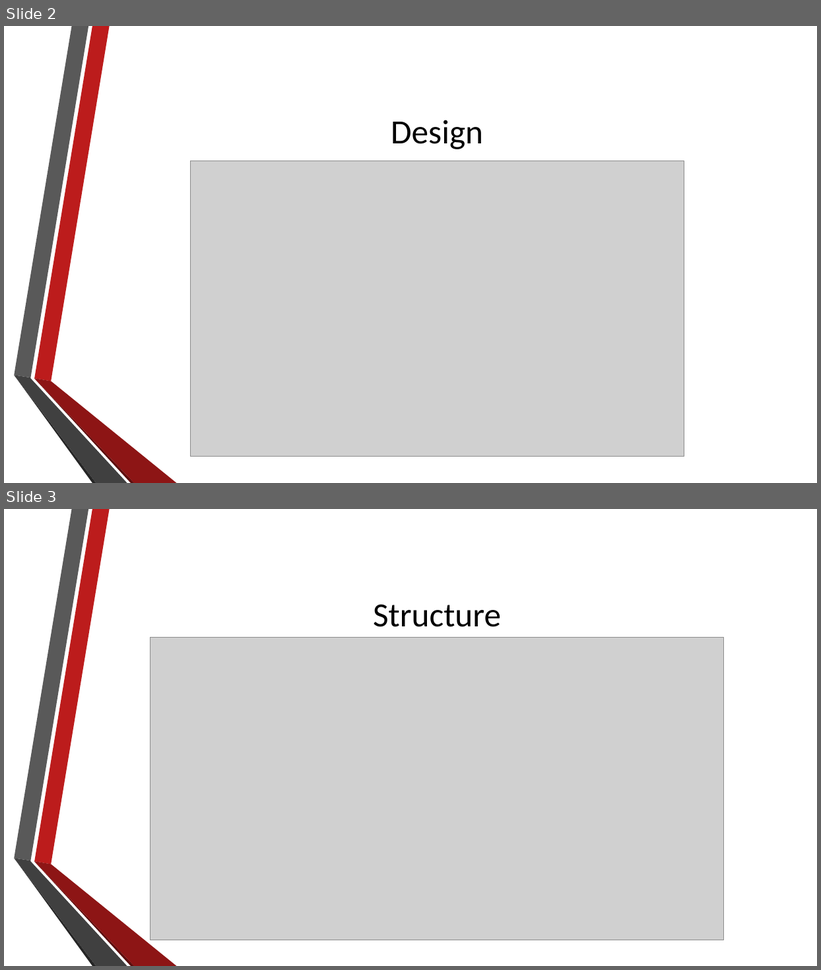
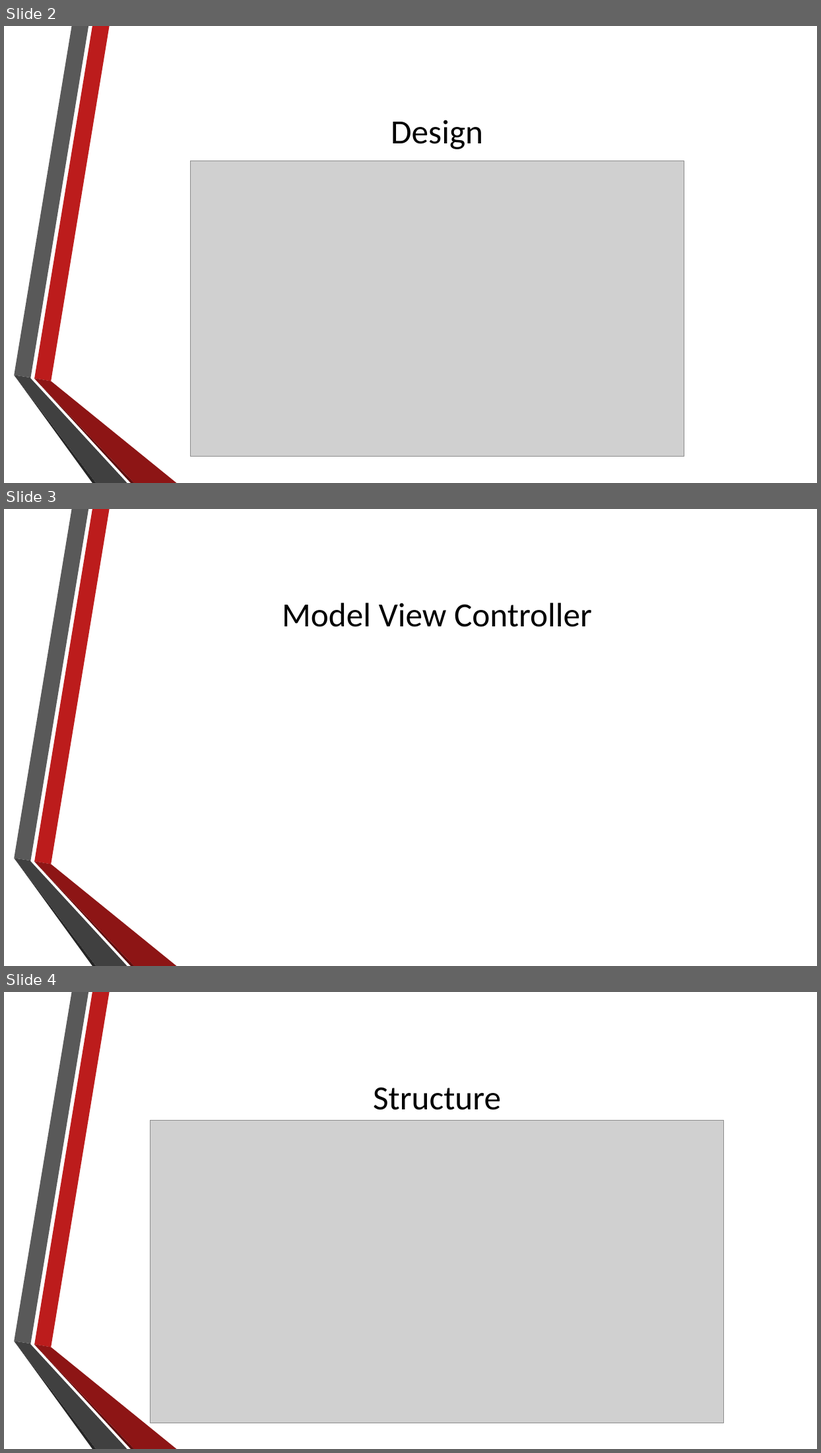
Before and after one commit to NathanielInman/IMS, a slide deck: Presentation.pptx. Shown one above the other, each under a label of ours: slides 2 and 3 before the commit, slides 2, 3 and 4 after it. The pictures are 821x970 and 821x1453 pixels, drawn with LibreOffice and Linux fonts; fonts in the diff are those of the drawing; grey boxes stand for pictures; background and template pictures are left out. Boxes give left, top, right and bottom in pixels: in the first picture for what was removed or moved away, otherwise in the second. Text is boxed around its words. In the diff, an @@ line names an element or a change of style, - is before the commit and + after.

```diff
--- a/Presentation.pptx
+++ b/Presentation.pptx
@@ slide 3 added at [4, 509, 817, 966], background picture (left out); not listed: 6 template elements that a slide beside it also shows @@
@@ title added at [282, 603, 592, 627], 40 pt, text #000000 @@
+Model View Controller
@@ what was slide 3 is now slide 4 @@
```
Also in this commit, not shown: 2 other slides added.
